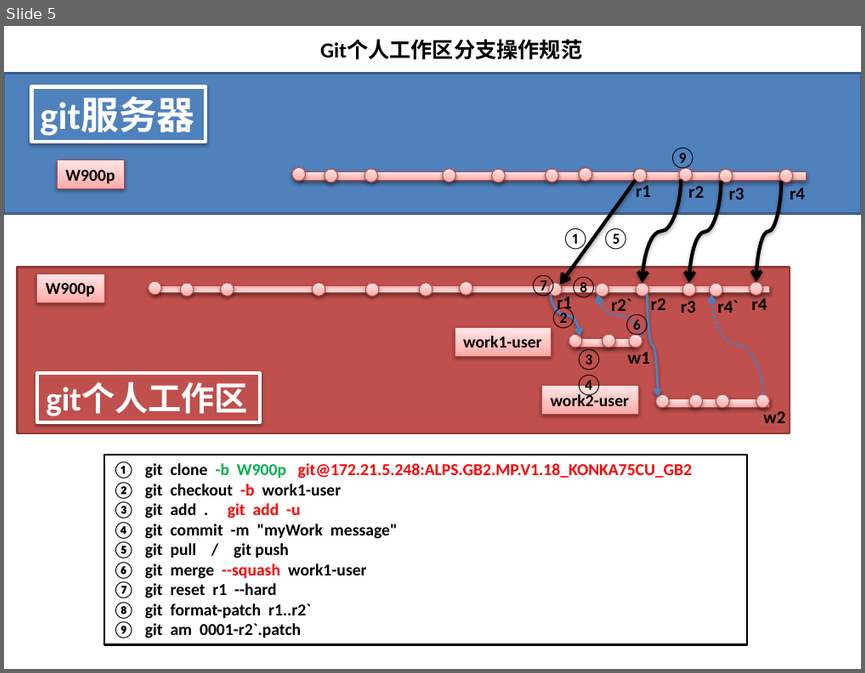
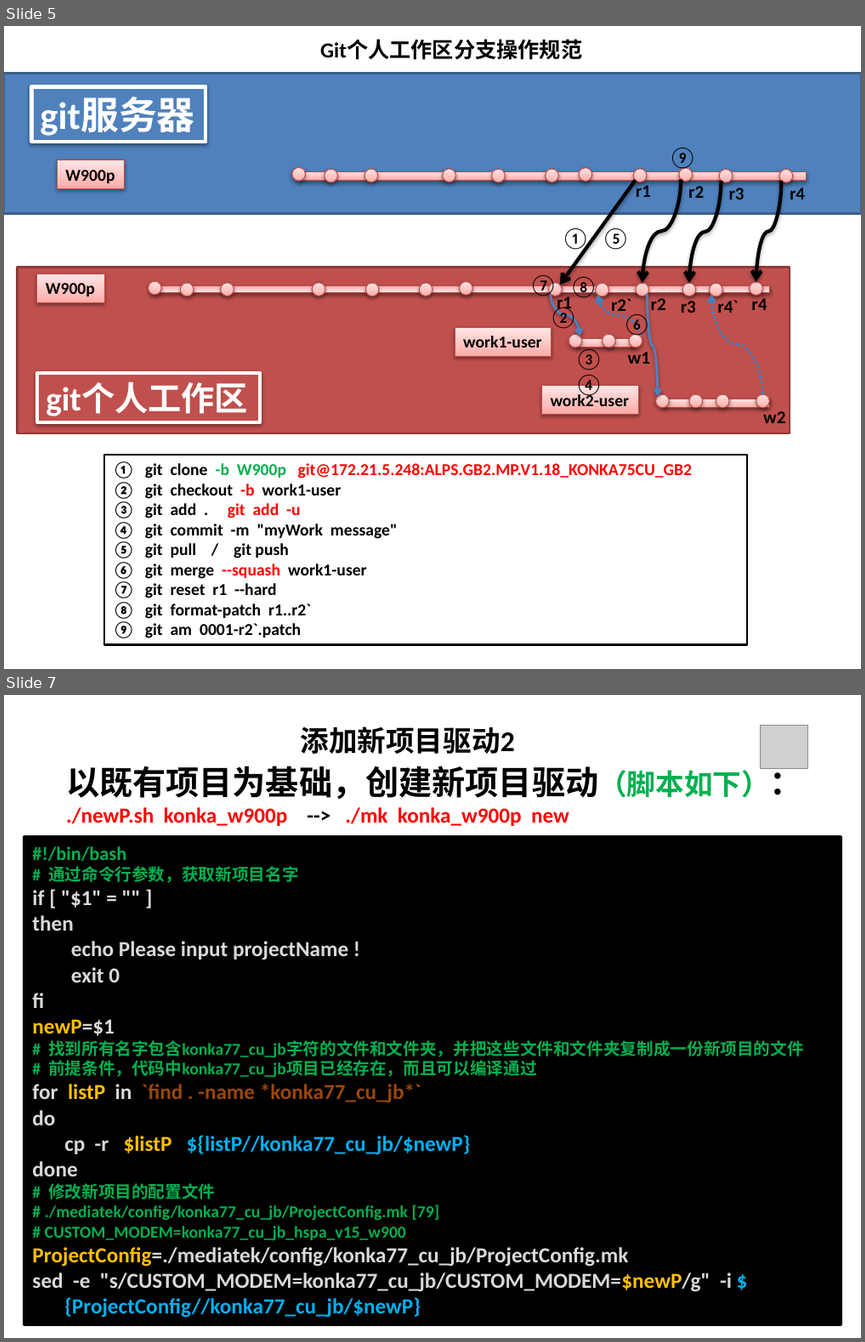
Before and after one commit to brucemj/git-doc, a slide deck: 课件/课件3/Git版本库操作规范.pptx. Shown one above the other, each under a label of ours: slide 5 before the commit, slides 5 and 7 after it; the slides between them are not shown. The pictures are 865x673 and 865x1342 pixels, drawn with LibreOffice and Linux fonts; fonts in the diff are those of the drawing; grey boxes stand for pictures. Boxes give left, top, right and bottom in pixels: in the first picture for what was removed or moved away, otherwise in the second. Text is boxed around its words. In the diff, an @@ line names an element or a change of style, - is before the commit and + after.

```diff
--- a/课件/课件3/Git版本库操作规范.pptx
+++ b/课件/课件3/Git版本库操作规范.pptx
@@ slide 7 added at <box>4,695,861,1338</box>, background #FFFFFF @@
@@ text added at <box>301,726,515,754</box>, 24 pt, text #000000, bold @@
+添加新项目驱动2
@@ picture added at <box>760,725,808,769</box> @@
@@ text added at <box>66,765,770,826</box>, 18 pt, text #FF0000, bold @@
+以既有项目为基础，创建新项目驱动（脚本如下）：
+./newP.sh konka_w900p --> ./mk konka_w900p new
@@ rectangle added at <box>24,837,840,1325</box>, fill #000000, outline #000000 2 pt, 18 pt, text #00B050, bold @@
+#!/bin/bash
+# 通过命令行参数，获取新项目名字
+if [ "$1" = "" ]
+then
+echo Please input projectName !
+exit 0
+fi
+newP=$1
+# 找到所有名字包含konka77_cu_jb字符的文件和文件夹，并把这些文件和文件夹复制成一份新项目的文件
+# 前提条件，代码中konka77_cu_jb项目已经存在，而且可以编译通过
+for listP in `find . -name *konka77_cu_jb*`
+do
+cp -r $listP ${listP//konka77_cu_jb/$newP}
+done
+# 修改新项目的配置文件
+# ./mediatek/config/konka77_cu_jb/ProjectConfig.mk [79]
+# CUSTOM_MODEM=konka77_cu_jb_hspa_v15_w900
+ProjectConfig=./mediatek/config/konka77_cu_jb/ProjectConfig.mk
+sed -e "s/CUSTOM_MODEM=konka77_cu_jb/CUSTOM_MODEM=$newP/g" -i ${ProjectConfig//konka77_cu_jb/$newP}
```
Also in this commit, not shown: 1 slide changed, 1 other slide added, 8 other files.
